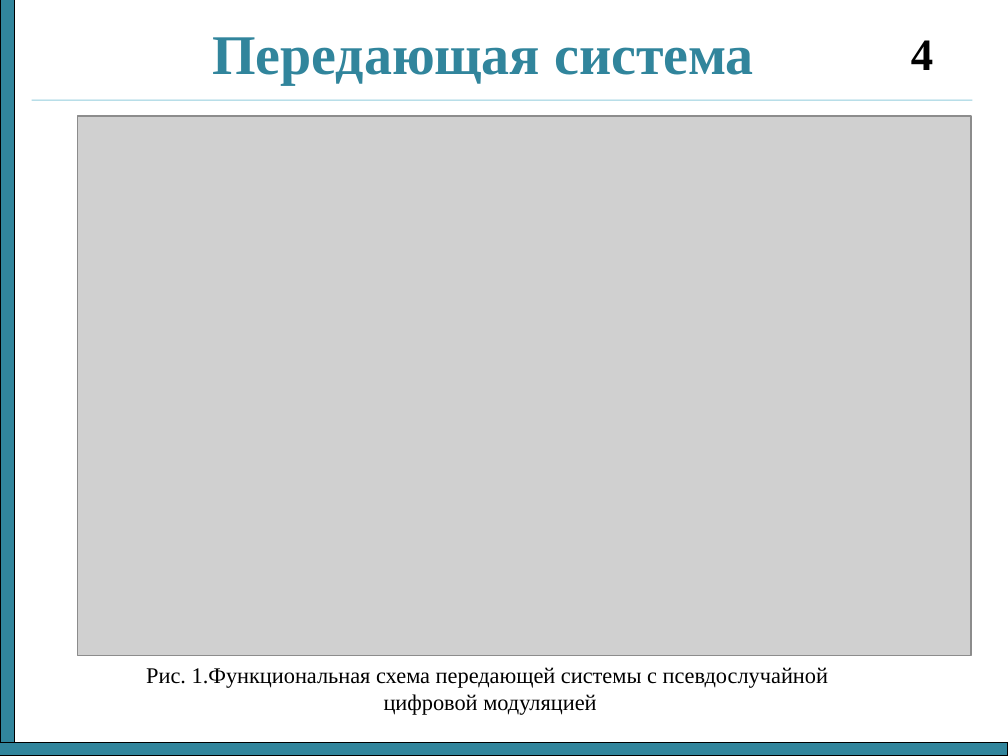
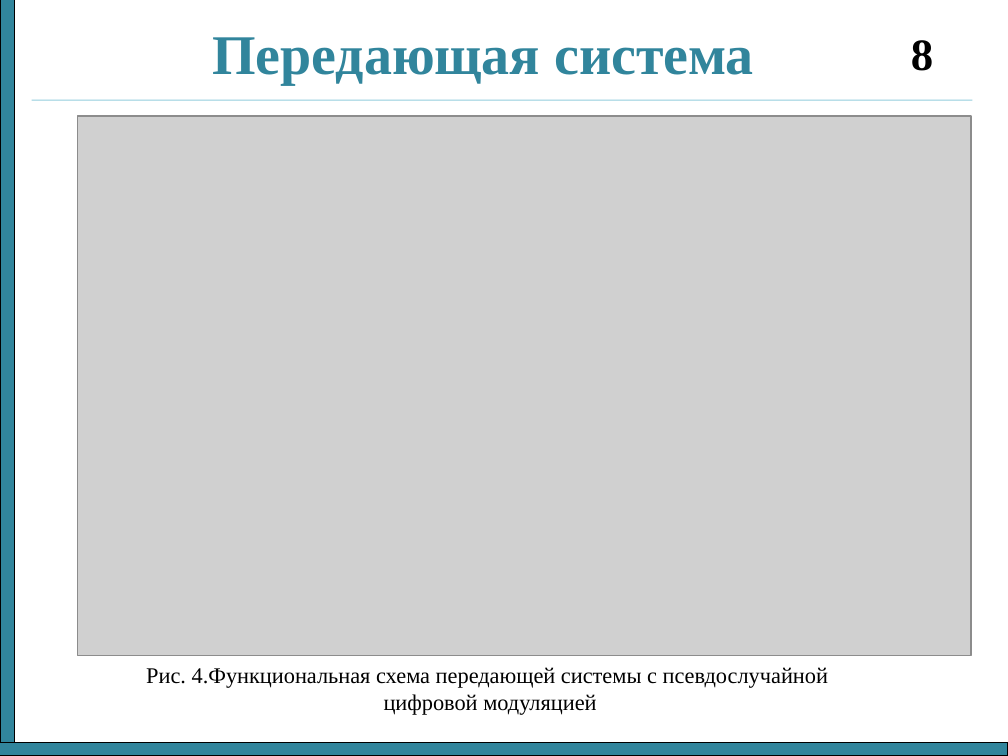
Before and after one commit to nikok94/dissertation, a slide deck: slide 8 of Отчет 3 семестр.ppt (slide 4 before the commit). Drawn at 1008x756 pixels with LibreOffice and Linux fonts; fonts in the diff are those of the drawing; grey boxes stand for pictures. Boxes give left, top, right and bottom in pixels: in the first picture for what was removed or moved away, otherwise in the second. Text is boxed around its words. In the diff, an @@ line names an element or a change of style, - is before the commit and + after.

```diff
--- a/Отчет 3 семестр.ppt
+++ b/Отчет 3 семестр.ppt
@@ page number at box(911, 40, 933, 71): text changed @@
-4
+8
@@ text at box(146, 667, 828, 688): text changed @@
-Рис. 1.Функциональная схема передающей системы с псевдослучайной
+Рис. 4.Функциональная схема передающей системы с псевдослучайной
```
Also in this commit, not shown: 2 other slides changed, 4 slides added, 3 other files.
